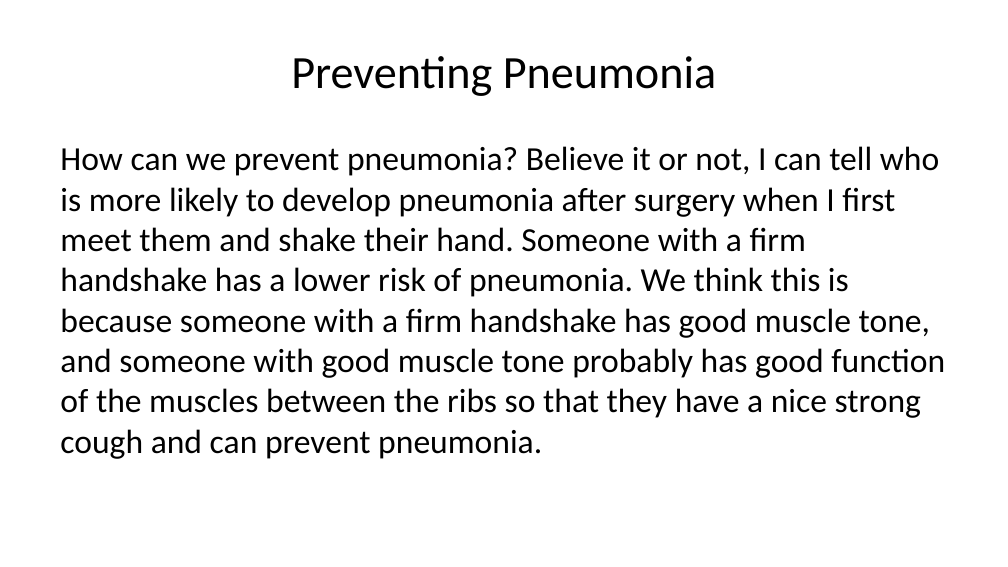
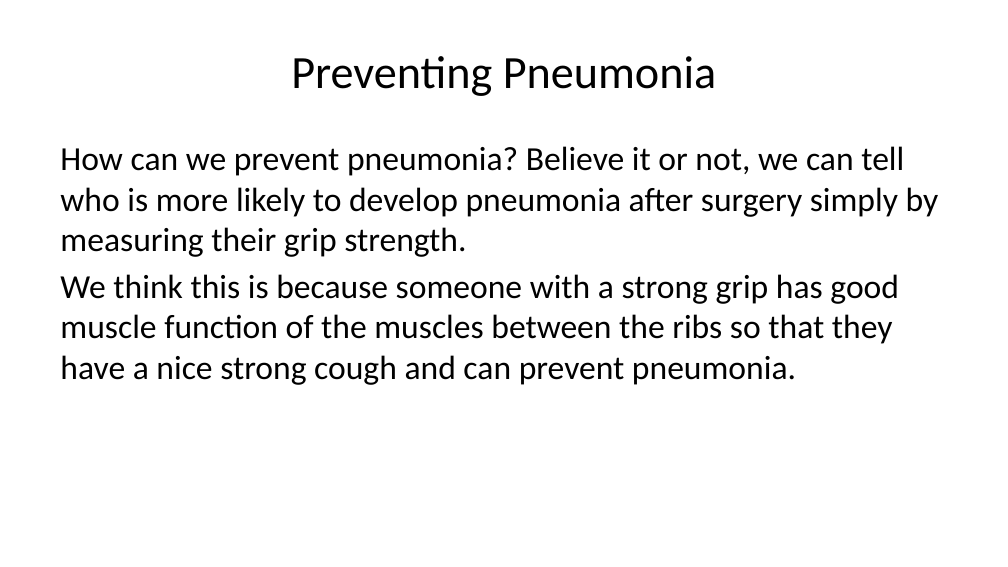
Before and after one commit to jcsalo/patient_education, a slide deck: slide 21 of lci_surgery.pptx (slide 20 before the commit). Drawn at 1008x567 pixels with LibreOffice and Linux fonts; fonts in the diff are those of the drawing. Boxes give left, top, right and bottom in pixels: in the first picture for what was removed or moved away, otherwise in the second. Text is boxed around its words. In the diff, an @@ line names an element or a change of style, - is before the commit and + after.

```diff
--- a/lci_surgery.pptx
+++ b/lci_surgery.pptx
@@ text at [60, 146, 939, 385]: text changed @@
-How can we prevent pneumonia? Believe it or not, I can tell who is more likely to develop pneumonia after surgery when I first meet them and shake their hand. Someone with a firm handshake has a lower risk of pneumonia. We think this is because someone with a firm handshake has good muscle tone, and someone with good muscle tone probably has good function of the muscles between the ribs so that they have a nice strong cough and can prevent pneumonia.
+How can we prevent pneumonia? Believe it or not, we can tell who is more likely to develop pneumonia after surgery simply by measuring their grip strength.
+We think this is because someone with a strong grip has good muscle function of the muscles between the ribs so that they have a nice strong cough and can prevent pneumonia.
```
Also in this commit, not shown: 3 other slides changed, 1 slide added, 29 other files.
